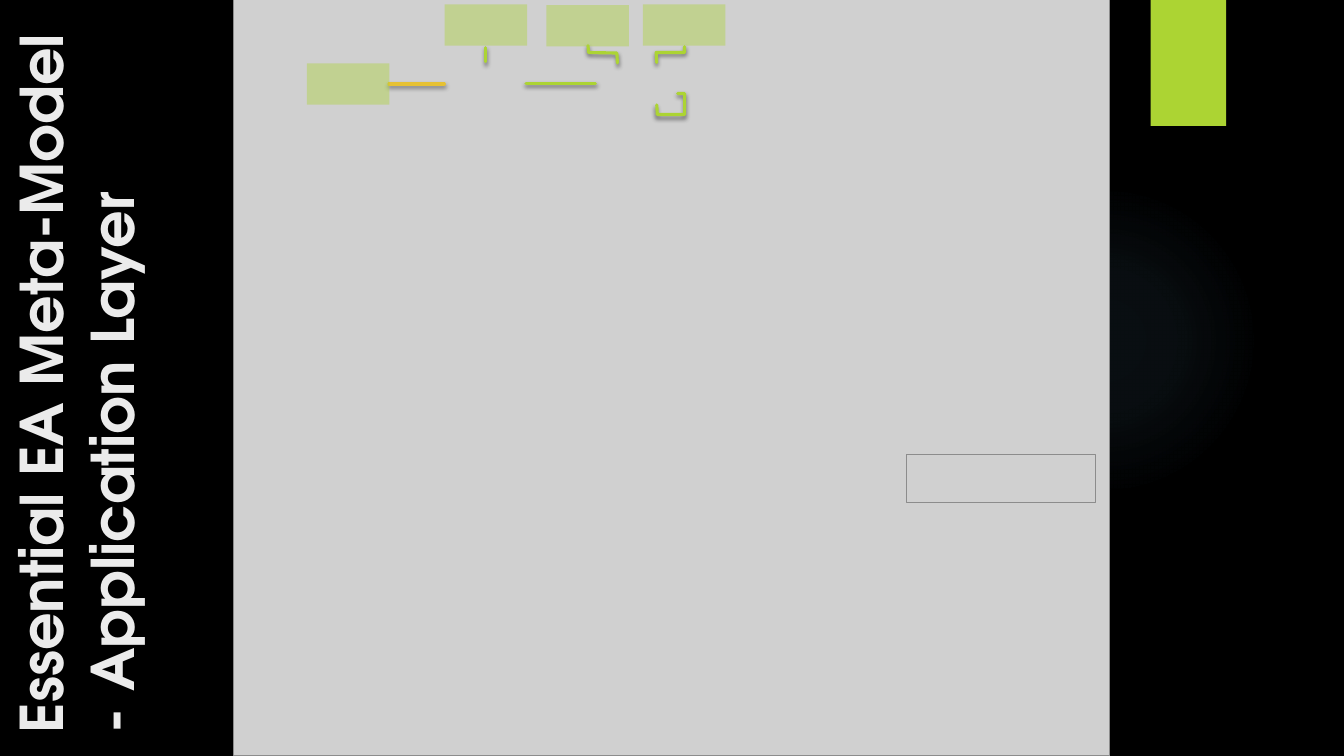
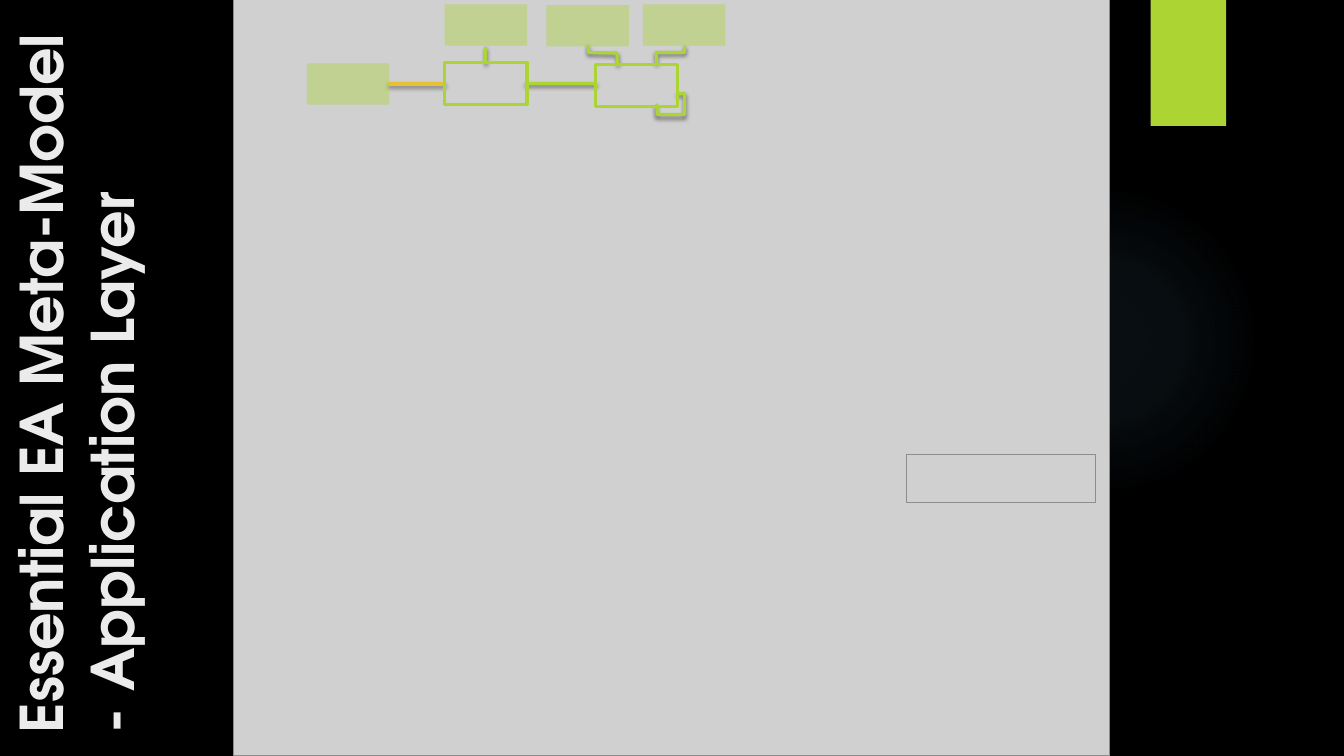
Before and after one commit to yasenstar/EA_MetaModel, a slide deck: slide 62 of Master_EAS_Meta-Model.pptx. Drawn at 1344x756 pixels with LibreOffice and Linux fonts; fonts in the diff are those of the drawing; grey boxes stand for pictures; background and template pictures are left out. Boxes give left, top, right and bottom in pixels: in the first picture for what was removed or moved away, otherwise in the second. Text is boxed around its words. In the diff, an @@ line names an element or a change of style, - is before the commit and + after.

```diff
--- a/Master_EAS_Meta-Model.pptx
+++ b/Master_EAS_Meta-Model.pptx
@@ rectangle added at <box>445,63,527,104</box>, outline #ACD433 2.25 pt @@
@@ rectangle added at <box>596,65,679,106</box>, outline #ACD433 2.25 pt @@
```
Also in this commit, not shown: 14 other slides changed, 19 slides added, 2 other files.
